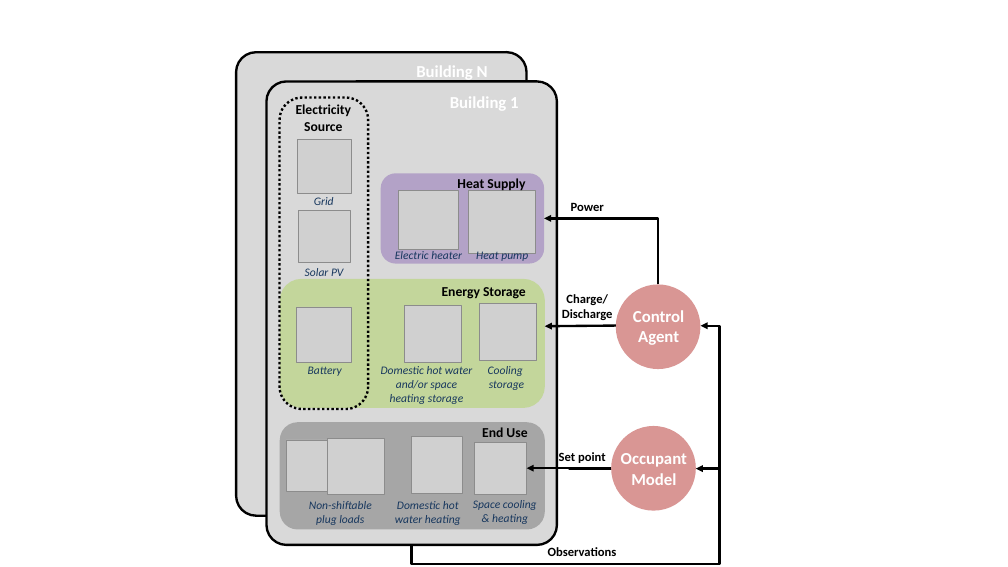
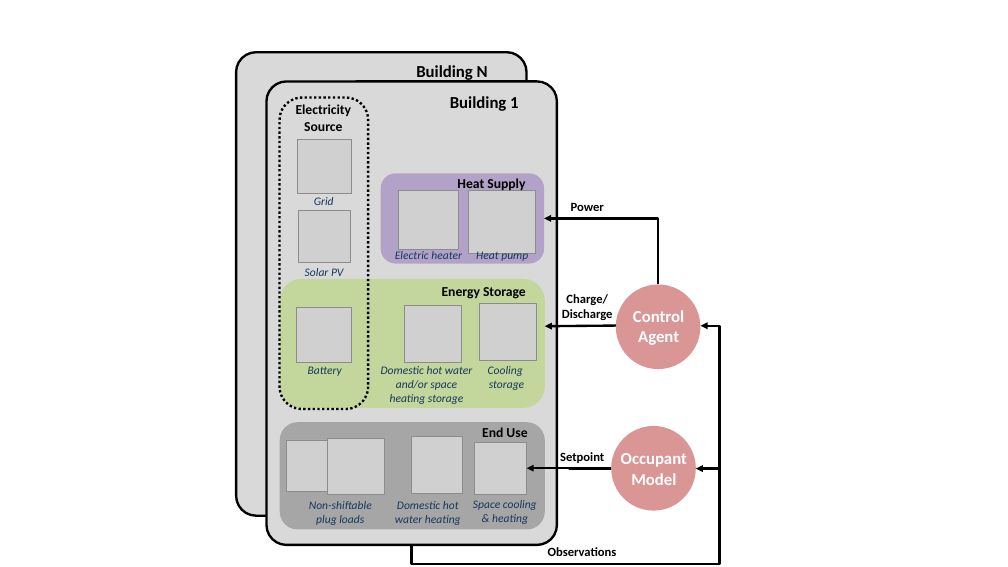
Before and after one commit to intelligent-environments-lab/CityLearn, a slide deck: slide 1 of assets/images/citylearn_systems.pptx. Drawn at 1008x567 pixels with LibreOffice and Linux fonts; fonts in the diff are those of the drawing; grey boxes stand for pictures. Boxes give left, top, right and bottom in pixels: in the first picture for what was removed or moved away, otherwise in the second. Text is boxed around its words. In the diff, an @@ line names an element or a change of style, - is before the commit and + after.

Commit message:
updated

```diff
--- a/assets/images/citylearn_systems.pptx
+++ b/assets/images/citylearn_systems.pptx
@@ text "Building N" at [416,64,488,82]: text colour #FFFFFF to #000000 @@
@@ text "Building 1" at [450,96,518,111]: text colour #FFFFFF to #000000 @@
@@ text at [560,452,604,463]: spaces changed @@
-Set point
+Setpoint
```
Also in this commit, not shown: 1 other slide changed, 3 slides added, 2 slides removed.
